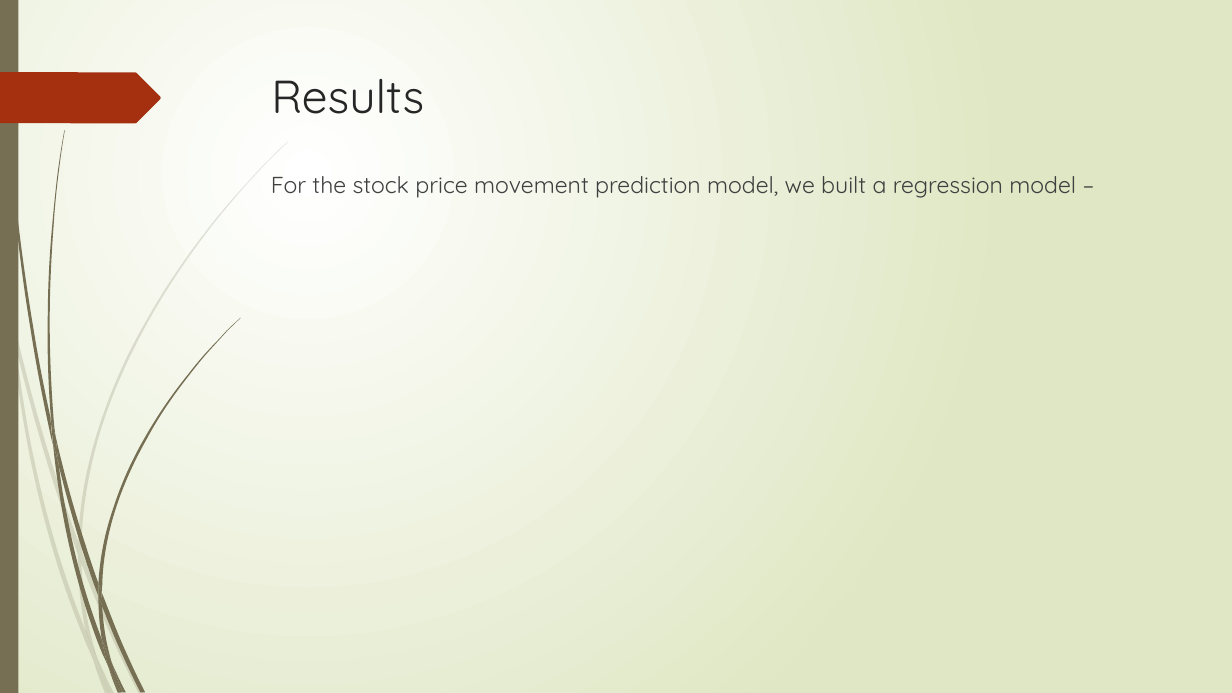
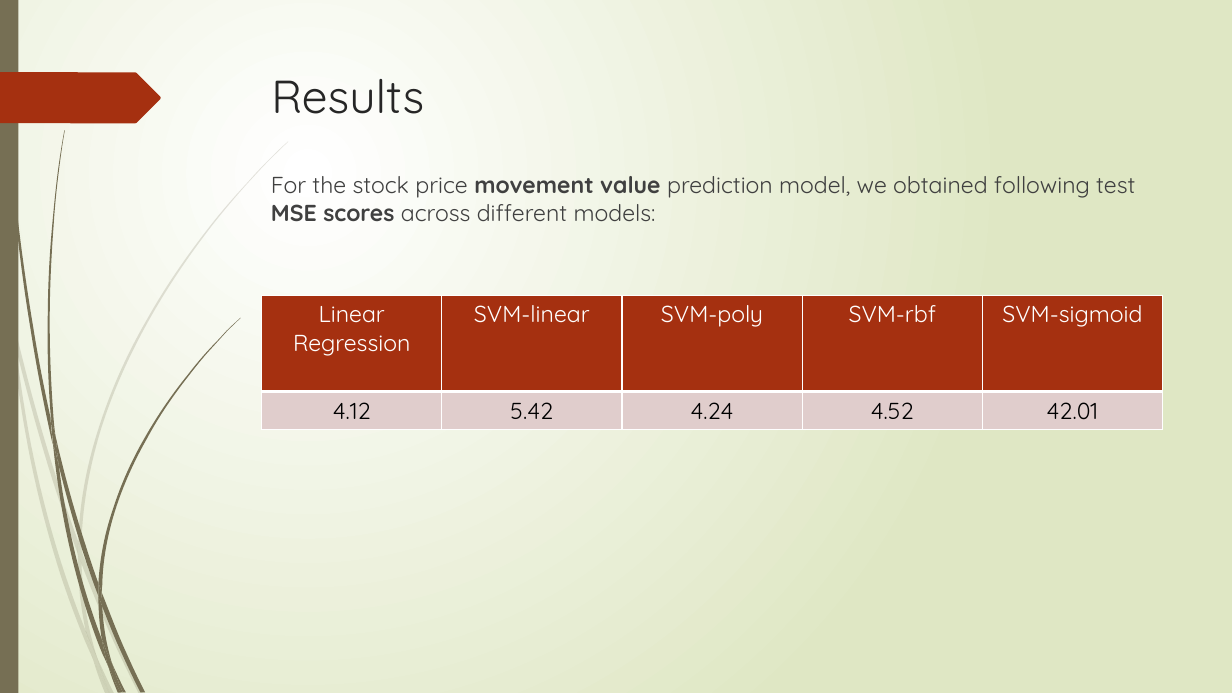
Before and after one commit to shobhitv-builds/nlp-proj, a slide deck: slide 12 of reports/NLP Stock Prediction.pptx. Drawn at 1232x693 pixels with LibreOffice and Linux fonts; fonts in the diff are those of the drawing. Boxes give left, top, right and bottom in pixels: in the first picture for what was removed or moved away, otherwise in the second. Text is boxed around its words. In the diff, an @@ line names an element or a change of style, - is before the commit and + after.

```diff
--- a/reports/NLP Stock Prediction.pptx
+++ b/reports/NLP Stock Prediction.pptx
@@ text at bbox=[271, 176, 1135, 222]: text changed @@
-For the stock price movement prediction model, we built a regression model –
+For the stock price movement value prediction model, we obtained following test MSE scores across different models:
@@ table added at bbox=[262, 295, 1163, 425], 2 rows, 5 columns @@
+Linear / Regression | SVM-linear | SVM-poly | SVM-rbf | SVM-sigmoid
+4.12 | 5.42 | 4.24 | 4.52 | 42.01
```
Also in this commit, not shown: 6 other slides changed, 4 slides added.
